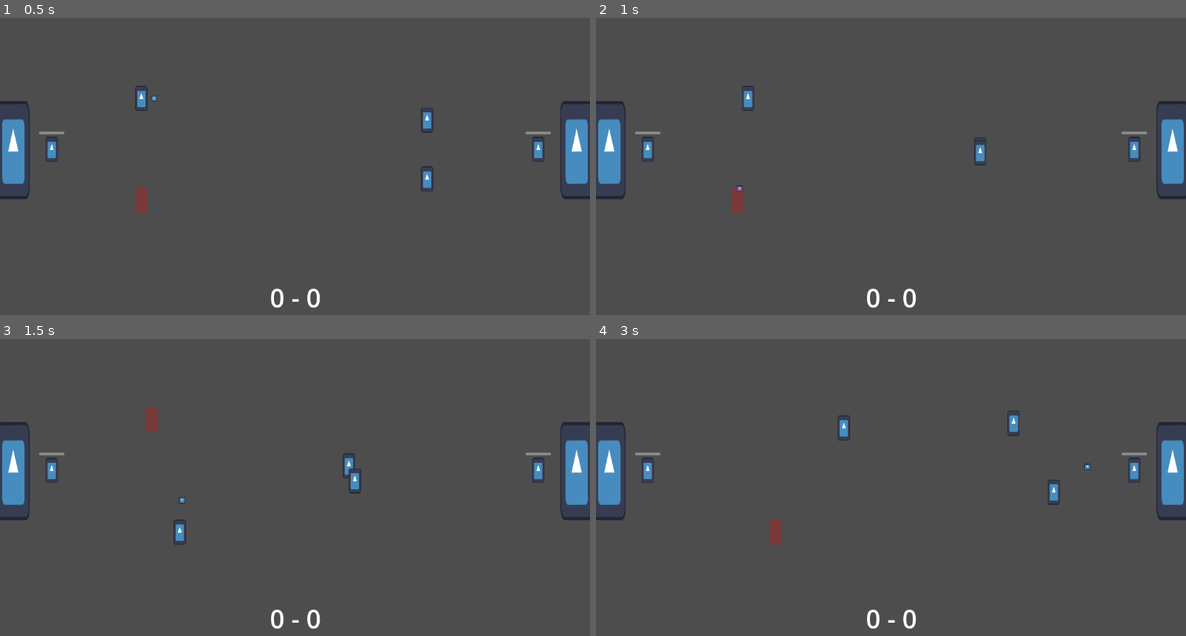
Above: before the commit, frames 1-4 (two rows, left to right).
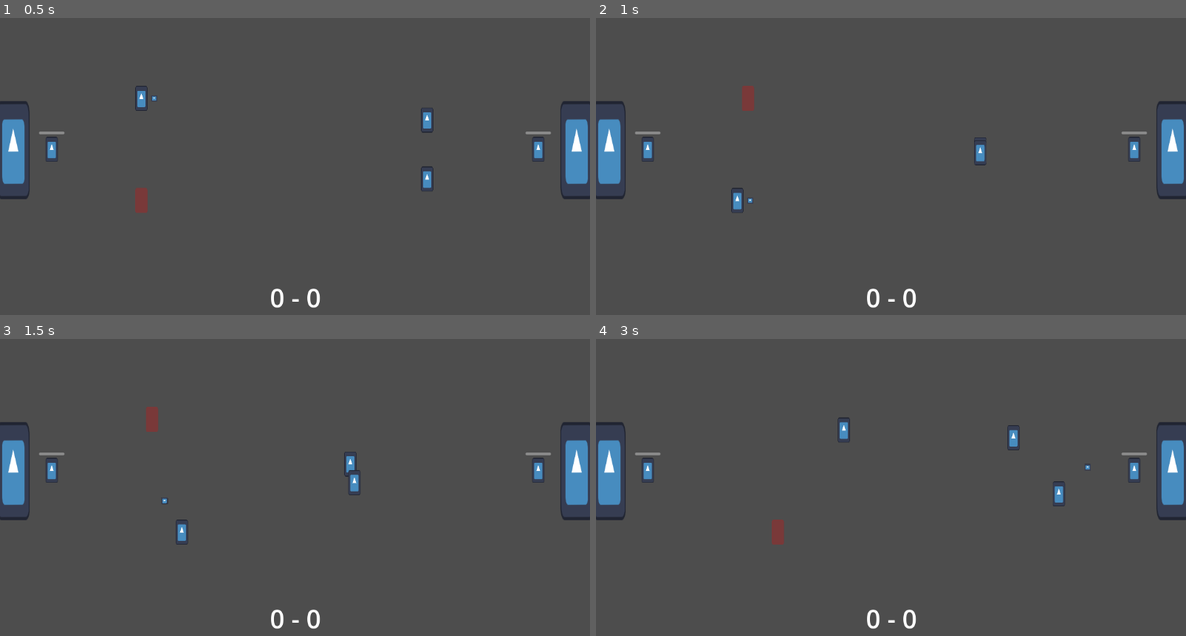
Above: after the commit, the same moments.

Repository: david8zhang/spooky-soccer
Game: Godot game, scene res://scenes/Main.tscn
Two runs of this game, one before a commit and one after it. Both use one fixed random seed, a clock stepped at 60 frames per second and the inputs below. The engine's default icon, where the game draws it, is replaced by a stand-in: a white triangle on a blue panel in a dark square.
Inputs:
- Up to frame 1 (0.5 s): no input
- Up to frame 2 (1 s): hold Right (move_right) from 0.53 s (still down); tap Space (pass) at 0.6 s
- Up to frame 3 (1.5 s): release Right (move_right) at 1.28 s; hold Down (move_down) from 1.28 s (still down); tap Space (pass) at 1.35 s
- Up to frame 4 (3 s): release Down (move_down) at 2.03 s; hold Right (move_right) 2.03-2.78 s; tap F (shoot) at 2.1 s; tap Space (pass) at 2.3, 2.85 s; hold Up (move_up) from 2.78 s (still down)

Frame 1 is identical in both runs. In frame 2, 0.4% of the frame differs, in the area x 22-27%, y 22-66%; in frame 3, 0.3%; in frame 4, 0.5%, in the area x 29-84%, y 24-70%.

Commit message:
added chasing loose ball behavior

Diff:
--- a/prefabs/Ball.tscn
+++ b/prefabs/Ball.tscn
@@ -25,8 +25,8 @@
 radius = 7.0
 
 [node name="Ball" type="RigidBody2D"]
-collision_layer = 0
-collision_mask = 0
+collision_layer = 4
+collision_mask = 32
 max_contacts_reported = 1
 lock_rotation = true
 script = ExtResource("1_i56ne")
@@ -41,7 +41,7 @@
 
 [node name="CollisionDetector" type="Area2D" parent="."]
 collision_layer = 4
-collision_mask = 27
+collision_mask = 59
 
 [node name="CollisionShape2D" type="CollisionShape2D" parent="CollisionDetector"]
 shape = SubResource("CircleShape2D_kr422")
--- a/prefabs/CPUFieldPlayer.tscn
+++ b/prefabs/CPUFieldPlayer.tscn
@@ -32,8 +32,9 @@
 
 [node name="ContextMap" parent="." instance=ExtResource("2_vai8v")]
 
-[node name="CPUFieldPlayerAI" parent="." node_paths=PackedStringArray("blackboard") instance=ExtResource("2_4laok")]
-blackboard = NodePath("@Node@18831")
+[node name="CPUFieldPlayerAI" parent="." node_paths=PackedStringArray("blackboard", "actor") instance=ExtResource("2_4laok")]
+blackboard = NodePath("@Node@55626")
+actor = NodePath("..")
 
 [node name="AnimatedSprite2D" type="AnimatedSprite2D" parent="."]
 position = Vector2(0, -4.76837e-07)
--- a/prefabs/CPUFieldPlayerAI.tscn
+++ b/prefabs/CPUFieldPlayerAI.tscn
@@ -6,6 +6,8 @@
 [ext_resource type="Script" path="res://scripts/behavior_tree/IsOnOffense.gd" id="4_xwktl"]
 [ext_resource type="Script" path="res://scripts/behavior_tree/InitCPUBlackboard.gd" id="4_yn38g"]
 [ext_resource type="Script" path="res://scripts/behavior_tree/IsOnball.gd" id="5_ltyea"]
+[ext_resource type="Script" path="res://scripts/behavior_tree/IsBallLoose.gd" id="5_ny3ys"]
+[ext_resource type="Script" path="res://scripts/behavior_tree/ChaseLooseBall.gd" id="6_djx6s"]
 [ext_resource type="Script" path="res://scripts/behavior_tree/NearOpponentGoal.gd" id="7_00q7c"]
 [ext_resource type="Script" path="res://scripts/behavior_tree/ShootBall.gd" id="7_sfdfh"]
 [ext_resource type="Script" path="res://scripts/behavior_tree/IsPassLaneOpen.gd" id="8_45sr2"]
@@ -37,125 +39,137 @@
 [node name="InitCPUBlackboard" type="Node" parent="RootSequence"]
 script = ExtResource("4_yn38g")
 
-[node name="OffenseOrDefense" type="Node" parent="RootSequence"]
+[node name="LooseBallSelector" type="Node" parent="RootSequence"]
 script = ExtResource("2_8as02")
 
-[node name="OffenseSequence" type="Node" parent="RootSequence/OffenseOrDefense"]
+[node name="LooseBallSequence" type="Node" parent="RootSequence/LooseBallSelector"]
 script = ExtResource("2_erdwv")
 
-[node name="IsOnOffense" type="Node" parent="RootSequence/OffenseOrDefense/OffenseSequence"]
+[node name="IsBallLoose" type="Node" parent="RootSequence/LooseBallSelector/LooseBallSequence"]
+script = ExtResource("5_ny3ys")
+
+[node name="ChaseLooseBall" type="Node" parent="RootSequence/LooseBallSelector/LooseBallSequence"]
+script = ExtResource("6_djx6s")
+
+[node name="OffenseOrDefense" type="Node" parent="RootSequence/LooseBallSelector"]
+script = ExtResource("2_8as02")
+
+[node name="OffenseSequence" type="Node" parent="RootSequence/LooseBallSelector/OffenseOrDefense"]
+script = ExtResource("2_erdwv")
+
+[node name="IsOnOffense" type="Node" parent="RootSequence/LooseBallSelector/OffenseOrDefense/OffenseSequence"]
 script = ExtResource("4_xwktl")
 
-[node name="OnOrOffball" type="Node" parent="RootSequence/OffenseOrDefense/OffenseSequence"]
+[node name="OnOrOffball" type="Node" parent="RootSequence/LooseBallSelector/OffenseOrDefense/OffenseSequence"]
 script = ExtResource("2_8as02")
 
-[node name="OnballSequence" type="Node" parent="RootSequence/OffenseOrDefense/OffenseSequence/OnOrOffball"]
+[node name="OnballSequence" type="Node" parent="RootSequence/LooseBallSelector/OffenseOrDefense/OffenseSequence/OnOrOffball"]
 script = ExtResource("2_erdwv")
 
-[node name="IsOnball" type="Node" parent="RootSequence/OffenseOrDefense/OffenseSequence/OnOrOffball/OnballSequence"]
+[node name="IsOnball" type="Node" parent="RootSequence/LooseBallSelector/OffenseOrDefense/OffenseSequence/OnOrOffball/OnballSequence"]
 script = ExtResource("5_ltyea")
 
-[node name="ShouldShootOrNot" type="Node" parent="RootSequence/OffenseOrDefense/OffenseSequence/OnOrOffball/OnballSequence"]
+[node name="ShouldShootOrNot" type="Node" parent="RootSequence/LooseBallSelector/OffenseOrDefense/OffenseSequence/OnOrOffball/OnballSequence"]
 script = ExtResource("2_8as02")
 
-[node name="ShootSequence" type="Node" parent="RootSequence/OffenseOrDefense/OffenseSequence/OnOrOffball/OnballSequence/ShouldShootOrNot"]
+[node name="ShootSequence" type="Node" parent="RootSequence/LooseBallSelector/OffenseOrDefense/OffenseSequence/OnOrOffball/OnballSequence/ShouldShootOrNot"]
 script = ExtResource("2_erdwv")
 
-[node name="IsOpen" type="Node" parent="RootSequence/OffenseOrDefense/OffenseSequence/OnOrOffball/OnballSequence/ShouldShootOrNot/ShootSequence"]
+[node name="IsOpen" type="Node" parent="RootSequence/LooseBallSelector/OffenseOrDefense/OffenseSequence/OnOrOffball/OnballSequence/ShouldShootOrNot/ShootSequence"]
 script = ExtResource("8_bns73")
 
-[node name="NearOpponentGoal" type="Node" parent="RootSequence/OffenseOrDefense/OffenseSequence/OnOrOffball/OnballSequence/ShouldShootOrNot/ShootSequence"]
+[node name="NearOpponentGoal" type="Node" parent="RootSequence/LooseBallSelector/OffenseOrDefense/OffenseSequence/OnOrOffball/OnballSequence/ShouldShootOrNot/ShootSequence"]
 script = ExtResource("7_00q7c")
 
-[node name="ShootBall" type="Node" parent="RootSequence/OffenseOrDefense/OffenseSequence/OnOrOffball/OnballSequence/ShouldShootOrNot/ShootSequence"]
+[node name="ShootBall" type="Node" parent="RootSequence/LooseBallSelector/OffenseOrDefense/OffenseSequence/OnOrOffball/OnballSequence/ShouldShootOrNot/ShootSequence"]
 script = ExtResource("7_sfdfh")
 
-[node name="ShouldPassOrNot" type="Node" parent="RootSequence/OffenseOrDefense/OffenseSequence/OnOrOffball/OnballSequence/ShouldShootOrNot"]
+[node name="ShouldPassOrNot" type="Node" parent="RootSequence/LooseBallSelector/OffenseOrDefense/OffenseSequence/OnOrOffball/OnballSequence/ShouldShootOrNot"]
 script = ExtResource("2_8as02")
 
-[node name="PassSequence" type="Node" parent="RootSequence/OffenseOrDefense/OffenseSequence/OnOrOffball/OnballSequence/ShouldShootOrNot/ShouldPassOrNot"]
+[node name="PassSequence" type="Node" parent="RootSequence/LooseBallSelector/OffenseOrDefense/OffenseSequence/OnOrOffball/OnballSequence/ShouldShootOrNot/ShouldPassOrNot"]
 script = ExtResource("2_erdwv")
 
-[node name="IsPassLaneOpen" type="Node" parent="RootSequence/OffenseOrDefense/OffenseSequence/OnOrOffball/OnballSequence/ShouldShootOrNot/ShouldPassOrNot/PassSequence"]
+[node name="IsPassLaneOpen" type="Node" parent="RootSequence/LooseBallSelector/OffenseOrDefense/OffenseSequence/OnOrOffball/OnballSequence/ShouldShootOrNot/ShouldPassOrNot/PassSequence"]
 script = ExtResource("8_45sr2")
 
-[node name="SaveOpenPassTarget" type="Node" parent="RootSequence/OffenseOrDefense/OffenseSequence/OnOrOffball/OnballSequence/ShouldShootOrNot/ShouldPassOrNot/PassSequence"]
+[node name="SaveOpenPassTarget" type="Node" parent="RootSequence/LooseBallSelector/OffenseOrDefense/OffenseSequence/OnOrOffball/OnballSequence/ShouldShootOrNot/ShouldPassOrNot/PassSequence"]
 script = ExtResource("11_88kw3")
 
-[node name="PassBall" type="Node" parent="RootSequence/OffenseOrDefense/OffenseSequence/OnOrOffball/OnballSequence/ShouldShootOrNot/ShouldPassOrNot/PassSequence"]
+[node name="PassBall" type="Node" parent="RootSequence/LooseBallSelector/OffenseOrDefense/OffenseSequence/OnOrOffball/OnballSequence/ShouldShootOrNot/ShouldPassOrNot/PassSequence"]
 script = ExtResource("11_rjhhn")
 
-[node name="ShouldRetreat" type="Node" parent="RootSequence/OffenseOrDefense/OffenseSequence/OnOrOffball/OnballSequence/ShouldShootOrNot/ShouldPassOrNot"]
+[node name="ShouldRetreat" type="Node" parent="RootSequence/LooseBallSelector/OffenseOrDefense/OffenseSequence/OnOrOffball/OnballSequence/ShouldShootOrNot/ShouldPassOrNot"]
 script = ExtResource("2_8as02")
 
-[node name="RetreatSequence" type="Node" parent="RootSequence/OffenseOrDefense/OffenseSequence/OnOrOffball/OnballSequence/ShouldShootOrNot/ShouldPassOrNot/ShouldRetreat"]
+[node name="RetreatSequence" type="Node" parent="RootSequence/LooseBallSelector/OffenseOrDefense/OffenseSequence/OnOrOffball/OnballSequence/ShouldShootOrNot/ShouldPassOrNot/ShouldRetreat"]
 script = ExtResource("2_erdwv")
 
-[node name="IsInDanger" type="Node" parent="RootSequence/OffenseOrDefense/OffenseSequence/OnOrOffball/OnballSequence/ShouldShootOrNot/ShouldPassOrNot/ShouldRetreat/RetreatSequence"]
+[node name="IsInDanger" type="Node" parent="RootSequence/LooseBallSelector/OffenseOrDefense/OffenseSequence/OnOrOffball/OnballSequence/ShouldShootOrNot/ShouldPassOrNot/ShouldRetreat/RetreatSequence"]
 script = ExtResource("13_7widk")
 
-[node name="RunAwayFromPlayer" type="Node" parent="RootSequence/OffenseOrDefense/OffenseSequence/OnOrOffball/OnballSequence/ShouldShootOrNot/ShouldPassOrNot/ShouldRetreat/RetreatSequence"]
+[node name="RunAwayFromPlayer" type="Node" parent="RootSequence/LooseBallSelector/OffenseOrDefense/OffenseSequence/OnOrOffball/OnballSequence/ShouldShootOrNot/ShouldPassOrNot/ShouldRetreat/RetreatSequence"]
 script = ExtResource("14_1xmdo")
 
-[node name="ShouldReposition" type="Node" parent="RootSequence/OffenseOrDefense/OffenseSequence/OnOrOffball/OnballSequence/ShouldShootOrNot/ShouldPassOrNot/ShouldRetreat"]
+[node name="ShouldReposition" type="Node" parent="RootSequence/LooseBallSelector/OffenseOrDefense/OffenseSequence/OnOrOffball/OnballSequence/ShouldShootOrNot/ShouldPassOrNot/ShouldRetreat"]
 script = ExtResource("2_8as02")
 
-[node name="RepositionSequence" type="Node" parent="RootSequence/OffenseOrDefense/OffenseSequence/OnOrOffball/OnballSequence/ShouldShootOrNot/ShouldPassOrNot/ShouldRetreat/ShouldReposition"]
+[node name="RepositionSequence" type="Node" parent="RootSequence/LooseBallSelector/OffenseOrDefense/OffenseSequence/OnOrOffball/OnballSequence/ShouldShootOrNot/ShouldPassOrNot/ShouldRetreat/ShouldReposition"]
 script = ExtResource("2_erdwv")
 
-[node name="IsAtPositionForTooLong" type="Node" parent="RootSequence/OffenseOrDefense/OffenseSequence/OnOrOffball/OnballSequence/ShouldShootOrNot/ShouldPassOrNot/ShouldRetreat/ShouldReposition/RepositionSequence"]
+[node name="IsAtPositionForTooLong" type="Node" parent="RootSequence/LooseBallSelector/OffenseOrDefense/OffenseSequence/OnOrOffball/OnballSequence/ShouldShootOrNot/ShouldPassOrNot/ShouldRetreat/ShouldReposition/RepositionSequence"]
 script = ExtResource("13_n8y3q")
 
-[node name="SaveOffensivePosition" type="Node" parent="RootSequence/OffenseOrDefense/OffenseSequence/OnOrOffball/OnballSequence/ShouldShootOrNot/ShouldPassOrNot/ShouldRetreat/ShouldReposition/RepositionSequence"]
+[node name="SaveOffensivePosition" type="Node" parent="RootSequence/LooseBallSelector/OffenseOrDefense/OffenseSequence/OnOrOffball/OnballSequence/ShouldShootOrNot/ShouldPassOrNot/ShouldRetreat/ShouldReposition/RepositionSequence"]
 script = ExtResource("14_s5dla")
 
-[node name="MoveToOffensivePosition" type="Node" parent="RootSequence/OffenseOrDefense/OffenseSequence/OnOrOffball/OnballSequence/ShouldShootOrNot/ShouldPassOrNot/ShouldRetreat/ShouldReposition"]
+[node name="MoveToOffensivePosition" type="Node" parent="RootSequence/LooseBallSelector/OffenseOrDefense/OffenseSequence/OnOrOffball/OnballSequence/ShouldShootOrNot/ShouldPassOrNot/ShouldRetreat/ShouldReposition"]
 script = ExtResource("15_svf2b")
 
-[node name="ShouldReposition" type="Node" parent="RootSequence/OffenseOrDefense/OffenseSequence/OnOrOffball"]
+[node name="ShouldReposition" type="Node" parent="RootSequence/LooseBallSelector/OffenseOrDefense/OffenseSequence/OnOrOffball"]
 script = ExtResource("2_8as02")
 
-[node name="RepositionSequence" type="Node" parent="RootSequence/OffenseOrDefense/OffenseSequence/OnOrOffball/ShouldReposition"]
+[node name="RepositionSequence" type="Node" parent="RootSequence/LooseBallSelector/OffenseOrDefense/OffenseSequence/OnOrOffball/ShouldReposition"]
 script = ExtResource("2_erdwv")
 
-[node name="IsAtPositionForTooLong" type="Node" parent="RootSequence/OffenseOrDefense/OffenseSequence/OnOrOffball/ShouldReposition/RepositionSequence"]
+[node name="IsAtPositionForTooLong" type="Node" parent="RootSequence/LooseBallSelector/OffenseOrDefense/OffenseSequence/OnOrOffball/ShouldReposition/RepositionSequence"]
 script = ExtResource("13_n8y3q")
 
-[node name="SaveOffensiveSupportPosition" type="Node" parent="RootSequence/OffenseOrDefense/OffenseSequence/OnOrOffball/ShouldReposition/RepositionSequence"]
+[node name="SaveOffensiveSupportPosition" type="Node" parent="RootSequence/LooseBallSelector/OffenseOrDefense/OffenseSequence/OnOrOffball/ShouldReposition/RepositionSequence"]
 script = ExtResource("17_hd2kq")
 
-[node name="MoveToOffensiveSupportPosition" type="Node" parent="RootSequence/OffenseOrDefense/OffenseSequence/OnOrOffball/ShouldReposition"]
+[node name="MoveToOffensiveSupportPosition" type="Node" parent="RootSequence/LooseBallSelector/OffenseOrDefense/OffenseSequence/OnOrOffball/ShouldReposition"]
 script = ExtResource("18_s3nsk")
 
-[node name="DefenseSequence" type="Node" parent="RootSequence/OffenseOrDefense"]
+[node name="DefenseSequence" type="Node" parent="RootSequence/LooseBallSelector/OffenseOrDefense"]
 script = ExtResource("2_erdwv")
 
-[node name="AssignDefensiveBehavior" type="Node" parent="RootSequence/OffenseOrDefense/DefenseSequence"]
+[node name="AssignDefensiveBehavior" type="Node" parent="RootSequence/LooseBallSelector/OffenseOrDefense/DefenseSequence"]
 script = ExtResource("18_83gaw")
 
-[node name="DefensiveBehaviorSelector" type="Node" parent="RootSequence/OffenseOrDefense/DefenseSequence"]
+[node name="DefensiveBehaviorSelector" type="Node" parent="RootSequence/LooseBallSelector/OffenseOrDefense/DefenseSequence"]
 script = ExtResource("2_8as02")
 
-[node name="GoForStealSequence" type="Node" parent="RootSequence/OffenseOrDefense/DefenseSequence/DefensiveBehaviorSelector"]
+[node name="GoForStealSequence" type="Node" parent="RootSequence/LooseBallSelector/OffenseOrDefense/DefenseSequence/DefensiveBehaviorSelector"]
 script = ExtResource("2_erdwv")
 
-[node name="ShouldGoForSteal" type="Node" parent="RootSequence/OffenseOrDefense/DefenseSequence/DefensiveBehaviorSelector/GoForStealSequence"]
+[node name="ShouldGoForSteal" type="Node" parent="RootSequence/LooseBallSelector/OffenseOrDefense/DefenseSequence/DefensiveBehaviorSelector/GoForStealSequence"]
 script = ExtResource("19_yqsl7")
 
-[node name="StealOrChaseBallHandler" type="Node" parent="RootSequence/OffenseOrDefense/DefenseSequence/DefensiveBehaviorSelector/GoForStealSequence"]
+[node name="StealOrChaseBallHandler" type="Node" parent="RootSequence/LooseBallSelector/OffenseOrDefense/DefenseSequence/DefensiveBehaviorSelector/GoForStealSequence"]
 script = ExtResource("2_8as02")
 
-[node name="StealSequence" type="Node" parent="RootSequence/OffenseOrDefense/DefenseSequence/DefensiveBehaviorSelector/GoForStealSequence/StealOrChaseBallHandler"]
+[node name="StealSequence" type="Node" parent="RootSequence/LooseBallSelector/OffenseOrDefense/DefenseSequence/DefensiveBehaviorSelector/GoForStealSequence/StealOrChaseBallHandler"]
 script = ExtResource("2_erdwv")
 
-[node name="IsInStealRange" type="Node" parent="RootSequence/OffenseOrDefense/DefenseSequence/DefensiveBehaviorSelector/GoForStealSequence/StealOrChaseBallHandler/StealSequence"]
+[node name="IsInStealRange" type="Node" parent="RootSequence/LooseBallSelector/OffenseOrDefense/DefenseSequence/DefensiveBehaviorSelector/GoForStealSequence/StealOrChaseBallHandler/StealSequence"]
 script = ExtResource("20_nf5h4")
 
-[node name="StealBall" type="Node" parent="RootSequence/OffenseOrDefense/DefenseSequence/DefensiveBehaviorSelector/GoForStealSequence/StealOrChaseBallHandler/StealSequence"]
+[node name="StealBall" type="Node" parent="RootSequence/LooseBallSelector/OffenseOrDefense/DefenseSequence/DefensiveBehaviorSelector/GoForStealSequence/StealOrChaseBallHandler/StealSequence"]
 script = ExtResource("21_op08r")
 
-[node name="ChaseBallHandler" type="Node" parent="RootSequence/OffenseOrDefense/DefenseSequence/DefensiveBehaviorSelector/GoForStealSequence/StealOrChaseBallHandler"]
+[node name="ChaseBallHandler" type="Node" parent="RootSequence/LooseBallSelector/OffenseOrDefense/DefenseSequence/DefensiveBehaviorSelector/GoForStealSequence/StealOrChaseBallHandler"]
 script = ExtResource("22_twyp3")
 
-[node name="MoveToDefensivePosition" type="Node" parent="RootSequence/OffenseOrDefense/DefenseSequence/DefensiveBehaviorSelector"]
+[node name="MoveToDefensivePosition" type="Node" parent="RootSequence/LooseBallSelector/OffenseOrDefense/DefenseSequence/DefensiveBehaviorSelector"]
 script = ExtResource("23_yudub")
--- a/prefabs/Goalkeeper.tscn
+++ b/prefabs/Goalkeeper.tscn
@@ -24,6 +24,7 @@
 
 [node name="Goalkeeper" type="RigidBody2D"]
 collision_layer = 8
+collision_mask = 33
 lock_rotation = true
 script = ExtResource("1_84vqb")
 
--- a/prefabs/PlayerFieldPlayer.tscn
+++ b/prefabs/PlayerFieldPlayer.tscn
@@ -24,7 +24,7 @@
 height = 48.0
 
 [node name="PlayerFieldPlayer" type="RigidBody2D"]
-collision_mask = 0
+collision_mask = 32
 lock_rotation = true
 script = ExtResource("1_ejapt")
 
--- a/project.godot
+++ b/project.godot
@@ -72,6 +72,7 @@
 2d_physics/layer_3="Ball"
 2d_physics/layer_4="Goalkeepers"
 2d_physics/layer_5="Goal"
+2d_physics/layer_6="Walls"
 
 [physics]
 
--- a/scenes/Main.tscn
+++ b/scenes/Main.tscn
@@ -11,6 +11,22 @@
 
 [sub_resource type="PhysicsMaterial" id="PhysicsMaterial_nmsru"]
 bounce = 0.25
+
+[sub_resource type="SegmentShape2D" id="SegmentShape2D_8lb4b"]
+a = Vector2(-576, 2.08165e-12)
+b = Vector2(576, 2.08165e-12)
+
+[sub_resource type="SegmentShape2D" id="SegmentShape2D_p2b0c"]
+a = Vector2(-576, 2.08165e-12)
+b = Vector2(576, 10)
+
+[sub_resource type="SegmentShape2D" id="SegmentShape2D_rdhin"]
+a = Vector2(2.08165e-12, -324)
+b = Vector2(2.08165e-12, 324)
+
+[sub_resource type="SegmentShape2D" id="SegmentShape2D_mue10"]
+a = Vector2(2.08165e-12, -324)
+b = Vector2(2.08165e-12, 324)
 
 [node name="Main" type="Node2D"]
 position = Vector2(2.08165e-12, 2.08165e-12)
@@ -113,3 +129,39 @@
 [node name="Zone5" type="Marker2D" parent="CPUOffensiveSupportZones"]
 modulate = Color(0, 1, 1, 1)
 position = Vector2(-300, 250)
+
+[node name="TopWall" type="StaticBody2D" parent="."]
+position = Vector2(2.08165e-12, -324)
+collision_layer = 32
+collision_mask = 31
+
+[node name="CollisionShape2D" type="CollisionShape2D" parent="TopWall"]
+shape = SubResource("SegmentShape2D_8lb4b")
+debug_color = Color(0.972549, 0.164706, 0, 0.419608)
+
+[node name="BottomWall" type="StaticBody2D" parent="."]
+position = Vector2(2.08165e-12, 324)
+collision_layer = 32
+collision_mask = 31
+
+[node name="CollisionShape2D" type="CollisionShape2D" parent="BottomWall"]
+shape = SubResource("SegmentShape2D_p2b0c")
+debug_color = Color(0.972549, 0.164706, 0, 0.419608)
+
+[node name="LeftWall" type="StaticBody2D" parent="."]
+position = Vector2(-576, 2.08165e-12)
+collision_layer = 32
+collision_mask = 31
+
+[node name="CollisionShape2D" type="CollisionShape2D" parent="LeftWall"]
+shape = SubResource("SegmentShape2D_rdhin")
+debug_color = Color(0.972549, 0.164706, 0, 0.419608)
+
+[node name="RightWall" type="StaticBody2D" parent="."]
+position = Vector2(576, 2.08165e-12)
+collision_layer = 32
+collision_mask = 31
+
+[node name="CollisionShape2D" type="CollisionShape2D" parent="RightWall"]
+shape = SubResource("SegmentShape2D_mue10")
+debug_color = Color(0.972549, 0.164706, 0, 0.419608)
--- a/scripts/Ball.gd
+++ b/scripts/Ball.gd
@@ -7,7 +7,8 @@
 	PLAYER_PASS,
 	CPU_PASS,
 	SHOT_ON_PLAYER_GOAL,
-	SHOT_ON_CPU_GOAL
+	SHOT_ON_CPU_GOAL,
+	LOOSE
 }
 
 @onready var collision_detector = $CollisionDetector/CollisionShape2D
--- a/scripts/FieldPlayer.gd
+++ b/scripts/FieldPlayer.gd
@@ -82,8 +82,13 @@
 
 func pass_ball():
 	if pass_target != null:
+		var ball = game.ball
+		# Face toward pass_target
+		curr_direction = Direction.LEFT if global_position.x > pass_target.global_position.x else Direction.RIGHT
+		var x_diff = -BALL_DRIBBLE_GAP if curr_direction == Direction.LEFT else BALL_DRIBBLE_GAP
+		ball.global_position = Vector2(global_position.x + x_diff, global_position.y)
+
 		can_take_possession = false
-		var ball = game.ball as Ball
 		var dir = (pass_target.global_position - ball.global_position).normalized()
 		var velocity_vector = dir * PASS_SPEED
 		ball.linear_velocity = velocity_vector
--- /dev/null
+++ b/scripts/behavior_tree/ChaseLooseBall.gd
@@ -0,0 +1,9 @@
+class_name ChaseLooseBall
+extends ActionLeaf
+
+func tick(actor: Node, blackboard: Blackboard):
+	var game = blackboard.get_value("game") as Game
+	var field_player = actor as FieldPlayer
+	var ball = game.ball as Ball
+	field_player.move_to_position(ball.global_position, 5)
+	return SUCCESS
--- /dev/null
+++ b/scripts/behavior_tree/IsBallLoose.gd
@@ -0,0 +1,7 @@
+class_name IsBallLoose
+extends ConditionLeaf
+
+func tick(_actor: Node, blackboard: Blackboard):
+	var game = blackboard.get_value("game") as Game
+	var ball = game.ball
+	return SUCCESS if ball.curr_poss_status == Ball.POSS_STATUS.LOOSE else FAILURE
Not shown: 1 places in prefabs/CPUFieldPlayerAI.tscn that only renumber resources
Not shown: 1 places in scenes/Main.tscn that only renumber resources
